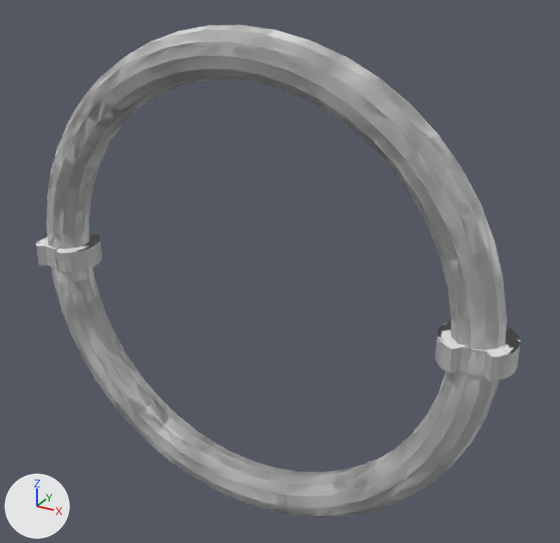
The COLLADA model Assets/Imports/Ring.dae: old version first, new version second.
One viewpoint serves both versions: a camera (50 mm lens) standing at (15.8, -25.7, 14.2) and looking at (1.1, 1.0, 0.9). The axes (+X, +Y, +Z) are drawn at lower left. The lights are the same throughout. Where no turn or scale is listed for an object, it has been applied to the vertices. Vertices at the same position are counted once.

Before the edit, the objects in view are built like this:
```python
me_torus = bpy.data.meshes.new('Torus')
me_torus.from_pydata(...)  # 1788 vertices, 4480 faces; spans x -11.5..11.5, y -1.4..1.4, z -11.0..11.0
# faces by material slot: [4232, 248]
me_torus.materials.append(mat_ringmat)  # white #e7e7e7
me_torus.materials.append(mat_ridgesmat)  # white #e7e7e7
ob_ring = bpy.data.objects.new('Ring', me_torus)
ob_ring.location = (0.0, 0.0, 0.0)
```
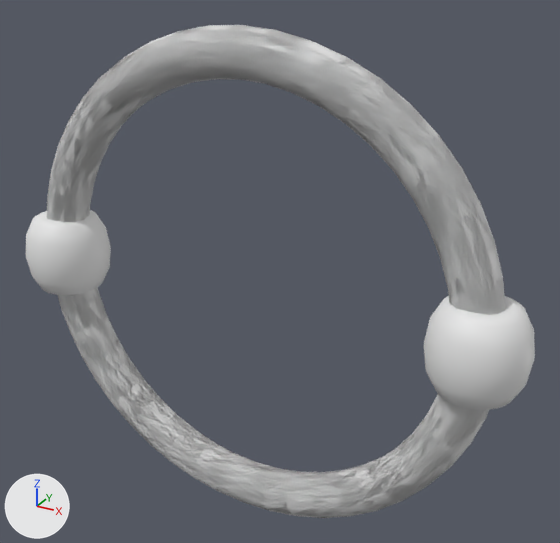
The change in detail:
me_torus is used by ob_ring; location (0.0, 0.0, 0.0).
me_torus had 1788 vertices, 4480 faces and spanned x -11.5..11.5, y -1.4..1.4, z -11.0..11.0.
me_torus now has 2178 vertices, 4416 faces and spans x -12.0..12.0, y -2.0..2.0, z -11.0..11.0.
me_torus part 1: a new loose piece of 529 vertices spanning x 8.0..12.0, y -2.0..2.0, z -1.9..1.9, in mat_ridgesmat (white #e7e7e7).
me_torus part 2: a new loose piece of 529 vertices spanning x -12.0..-8.0, y -2.0..2.0, z -1.9..1.9, in mat_ridgesmat (white #e7e7e7).
me_torus part 3: the loose piece of 110 vertices spanning x 8.5..11.5, y -1.4..1.4, z -0.5..0.5 is deleted.
me_torus part 4: the loose piece of 110 vertices spanning x -11.5..-8.5, y -1.4..1.4, z -0.5..0.5 is deleted.
me_torus part 5: 472 vertices removed from x -10.6..10.6, y -1.0..1.0, z -10.9..10.9; 24 vertices added at x -11.0..11.0, y -1.0..1.0, z 0.0.
me_torus part 6: the surface is now shaded smooth.

What differs and where, as boxes (x1, y1, x2, y2) in the pictures (560 x 543 px):
'Ring', reshaped: before (36, 25, 521, 518); after (26, 25, 535, 518)
part 1 of me_torus, added: after (424, 296, 535, 410)
part 2 of me_torus, added: after (26, 210, 111, 295)
part 3 of me_torus, deleted: before (435, 321, 521, 382)
part 4 of me_torus, deleted: before (36, 234, 102, 273)
part 5 of me_torus, cut back: before (46, 25, 506, 518)
